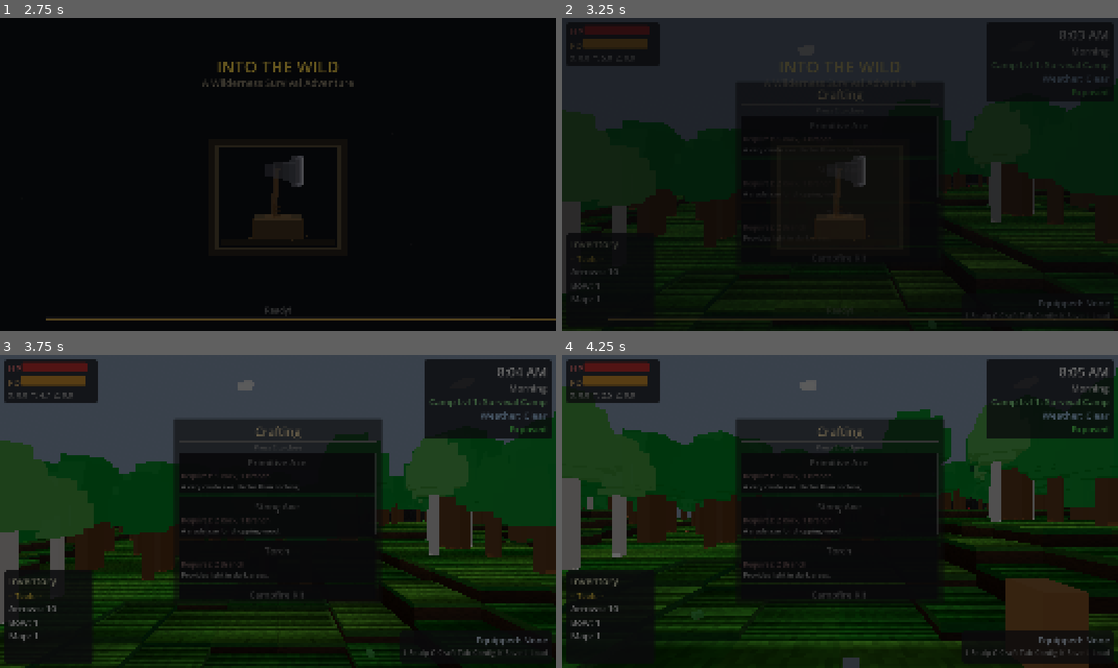
Above: before the commit, frames 1-4 (two rows, left to right).
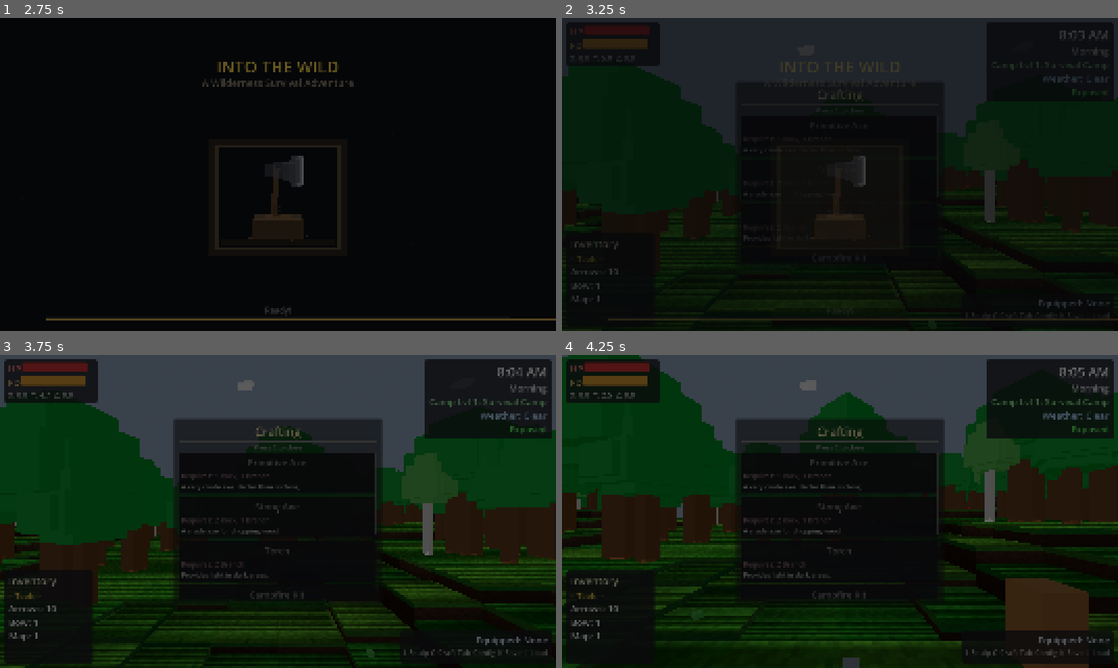
Above: after the commit, the same moments.

Repository: adchamberlain/into-the-wild
Game: Godot game, scene res://scenes/main.tscn
Same seed, same stepped clock (60 frames per second), same inputs: the game is played once before the commit and once after it.
Inputs (mouse positions are in pixels of both pictures, inside the frame that each line leads up to):
- Up to frame 1 (2.75 s): tap Enter at 0.5, 2 s; move the mouse to (305, 174) at 0.52 s; hold F (eat) 0.53-1.28 s; hold W (move_forward) from 0.53 s (still down); click (305, 174) at 0.67 s; tap Space (jump) at 0.77, 1.07, 1.25, 1.52, 1.82 s; move the mouse to (250, 174) at 1.27 s; tap E (interact) at 1.35 s; move the mouse to (289, 168) at 2.02 s; hold M (move_structure) from 2.03 s (still down)
- Up to frame 2 (3.25 s): keep holding W (move_forward); move the mouse to (834, 180) at 2.77 s; release M (move_structure) at 2.78 s; tap C (open_crafting) at 2.85 s; click (834, 180) at 2.92 s; tap Space (jump) at 3.02 s
- Up to frame 3 (3.75 s): tap Space (jump) at 3.32 s; move the mouse to (444, 558) at 3.52 s; release W (move_forward) at 3.53 s; hold A (move_left) from 3.53 s (still down); hold Shift (sprint) from 3.53 s (still down)
- Up to frame 4 (4.25 s): keep holding A (move_left); keep holding Shift (sprint); tap Space (jump) at 3.77, 4.07 s

Frame 1 is identical in both runs. In frame 2, 5.9% of the frame differs, in the area x 0-100%, y 15-88%; in frame 3, 13%, in the area x 0-100%, y 15-86%; in frame 4, 12%.

Commit message:
Add subtle wind sway animation to all trees
Single TreeSway manager handles all trees for performance instead
of per-tree _process calls. Foliage nodes sway gently via sine-wave
lateral translation, with higher foliage swaying more. Each tree
gets a random phase offset so they don't move in sync. Trees beyond
80 units from camera are culled, and only 50 trees update per frame
for batched processing.

Co-Authored-By: Claude Opus 4.6 <noreply@anthropic.com>

Diff:
--- a/scenes/main.tscn
+++ b/scenes/main.tscn
@@ -24,6 +24,7 @@
 [ext_resource type="PackedScene" uid="uid://berrybush001" path="res://scenes/resources/berry_bush.tscn" id="21_berry_bush"]
 [ext_resource type="PackedScene" uid="uid://pause_menu001" path="res://scenes/ui/pause_menu.tscn" id="22_pause_menu"]
 [ext_resource type="Script" path="res://scripts/world/cloud_manager.gd" id="23_cloud"]
+[ext_resource type="Script" path="res://scripts/world/tree_sway.gd" id="24_tree_sway"]
 
 [sub_resource type="Environment" id="Environment_1"]
 background_mode = 1
@@ -142,6 +143,9 @@
 campsite_manager_path = NodePath("../CampsiteManager")
 environment_manager_path = NodePath("../EnvironmentManager")
 
+[node name="TreeSway" type="Node" parent="."]
+script = ExtResource("24_tree_sway")
+
 [node name="ResourceManager" type="Node" parent="."]
 script = ExtResource("13_resource_manager")
 respawn_time_hours = 6.0
--- a/scripts/world/chunk_manager.gd
+++ b/scripts/world/chunk_manager.gd
@@ -176,6 +176,9 @@
 # Resource manager reference (for registering chunk-spawned trees)
 var resource_manager: ResourceManager
 
+# Tree sway manager reference
+var tree_sway: TreeSway
+
 # Shared material for all chunks
 var terrain_material: StandardMaterial3D
 
@@ -209,6 +212,7 @@
 	var main_node: Node = get_parent().get_parent()  # World -> Main
 	if main_node:
 		resource_manager = main_node.get_node_or_null("ResourceManager") as ResourceManager
+		tree_sway = main_node.get_node_or_null("TreeSway") as TreeSway
 
 	# Find player node
 	await get_tree().process_frame
--- a/scripts/world/terrain_chunk.gd
+++ b/scripts/world/terrain_chunk.gd
@@ -941,6 +941,10 @@
 				# Apply bark strip visual to birch trees that have been harvested
 				if tree.scene_file_path.ends_with("birch_tree_resource.tscn"):
 					_try_apply_bark_strip(tree)
+
+				# Register tree for wind sway animation
+				if chunk_manager.tree_sway:
+					chunk_manager.tree_sway.register_tree(tree, rng.randf() * TAU)
 
 				# Batch yielding - pause every N trees to prevent frame stuttering
 				trees_spawned_this_batch += 1
--- /dev/null
+++ b/scripts/world/tree_sway.gd
@@ -0,0 +1,122 @@
+extends Node
+class_name TreeSway
+## Applies subtle wind sway to all tree foliage nodes.
+## Single manager handles all trees for performance (instead of per-tree _process).
+
+# Sway parameters
+const SWAY_AMPLITUDE_DEG: float = 2.0  # Max rotation in degrees
+const SWAY_FREQUENCY: float = 1.0  # Base oscillation speed (Hz)
+const SWAY_DISTANCE_CULL: float = 80.0  # Skip trees beyond this distance from camera
+
+# Registered trees: [tree_node, foliage_nodes_array, phase_offset, base_positions]
+var _trees: Array[Dictionary] = []
+
+# Cached camera
+var _cached_camera: Camera3D = null
+
+# Performance: only update a batch of trees per frame
+const TREES_PER_FRAME: int = 50
+var _current_index: int = 0
+
+# Periodic cleanup of freed trees
+var _cleanup_timer: float = 0.0
+const CLEANUP_INTERVAL: float = 5.0
+
+
+func register_tree(tree: Node3D, phase_offset: float) -> void:
+	## Register a tree for sway animation. Call after adding tree to scene.
+	var foliage_data: Array[Dictionary] = []
+
+	for child: Node in tree.get_children():
+		if child is MeshInstance3D and child.name.begins_with("Foliage"):
+			var base_pos: Vector3 = child.position
+			# Higher foliage sways more (normalized by tree height)
+			var height_factor: float = clampf((base_pos.y - 3.0) / 5.0, 0.0, 1.0)
+			foliage_data.append({
+				"node": child,
+				"base_x": base_pos.x,
+				"base_z": base_pos.z,
+				"height_factor": height_factor,
+			})
+
+	if foliage_data.is_empty():
+		return
+
+	_trees.append({
+		"tree": tree,
+		"foliage": foliage_data,
+		"phase": phase_offset,
+	})
+
+
+func unregister_tree(tree: Node3D) -> void:
+	## Remove a tree from sway tracking.
+	for i: int in range(_trees.size() - 1, -1, -1):
+		if _trees[i]["tree"] == tree:
+			_trees.remove_at(i)
+			break
+
+
+func _process(delta: float) -> void:
+	if _trees.is_empty():
+		return
+
+	# Periodic cleanup of freed trees
+	_cleanup_timer += delta
+	if _cleanup_timer >= CLEANUP_INTERVAL:
+		_cleanup_timer = 0.0
+		cleanup_freed_trees()
+
+	# Cache camera
+	if not is_instance_valid(_cached_camera):
+		_cached_camera = get_viewport().get_camera_3d()
+
+	var cam_pos: Vector3 = Vector3.ZERO
+	if _cached_camera:
+		cam_pos = _cached_camera.global_position
+
+	var time_sec: float = Time.get_ticks_msec() / 1000.0
+	var amplitude: float = deg_to_rad(SWAY_AMPLITUDE_DEG)
+	var cull_dist_sq: float = SWAY_DISTANCE_CULL * SWAY_DISTANCE_CULL
+
+	# Process a batch of trees this frame
+	var count: int = mini(_trees.size(), TREES_PER_FRAME)
+	for i: int in range(count):
+		var idx: int = (_current_index + i) % _trees.size()
+		var entry: Dictionary = _trees[idx]
+		var tree: Node3D = entry["tree"] as Node3D
+
+		# Skip freed trees
+		if not is_instance_valid(tree):
+			continue
+
+		# Skip if not visible or too far
+		if not tree.visible:
+			continue
+		var dist_sq: float = cam_pos.distance_squared_to(tree.global_position)
+		if dist_sq > cull_dist_sq:
+			continue
+
+		var phase: float = entry["phase"] as float
+		var sway_x: float = sin(time_sec * SWAY_FREQUENCY * TAU + phase) * amplitude
+		var sway_z: float = sin(time_sec * SWAY_FREQUENCY * TAU * 0.7 + phase + 1.3) * amplitude
+
+		var foliage_array: Array = entry["foliage"] as Array
+		for f_data: Variant in foliage_array:
+			var fd: Dictionary = f_data as Dictionary
+			var node: MeshInstance3D = fd["node"] as MeshInstance3D
+			if not is_instance_valid(node):
+				continue
+			var hf: float = fd["height_factor"] as float
+			# Translate foliage laterally based on height factor
+			node.position.x = (fd["base_x"] as float) + sway_x * hf * 0.5
+			node.position.z = (fd["base_z"] as float) + sway_z * hf * 0.5
+
+	_current_index = (_current_index + count) % maxi(_trees.size(), 1)
+
+
+func cleanup_freed_trees() -> void:
+	## Remove entries for trees that have been freed. Call periodically.
+	for i: int in range(_trees.size() - 1, -1, -1):
+		if not is_instance_valid(_trees[i]["tree"]):
+			_trees.remove_at(i)
Not shown: 1 places in scenes/main.tscn that only renumber resources
